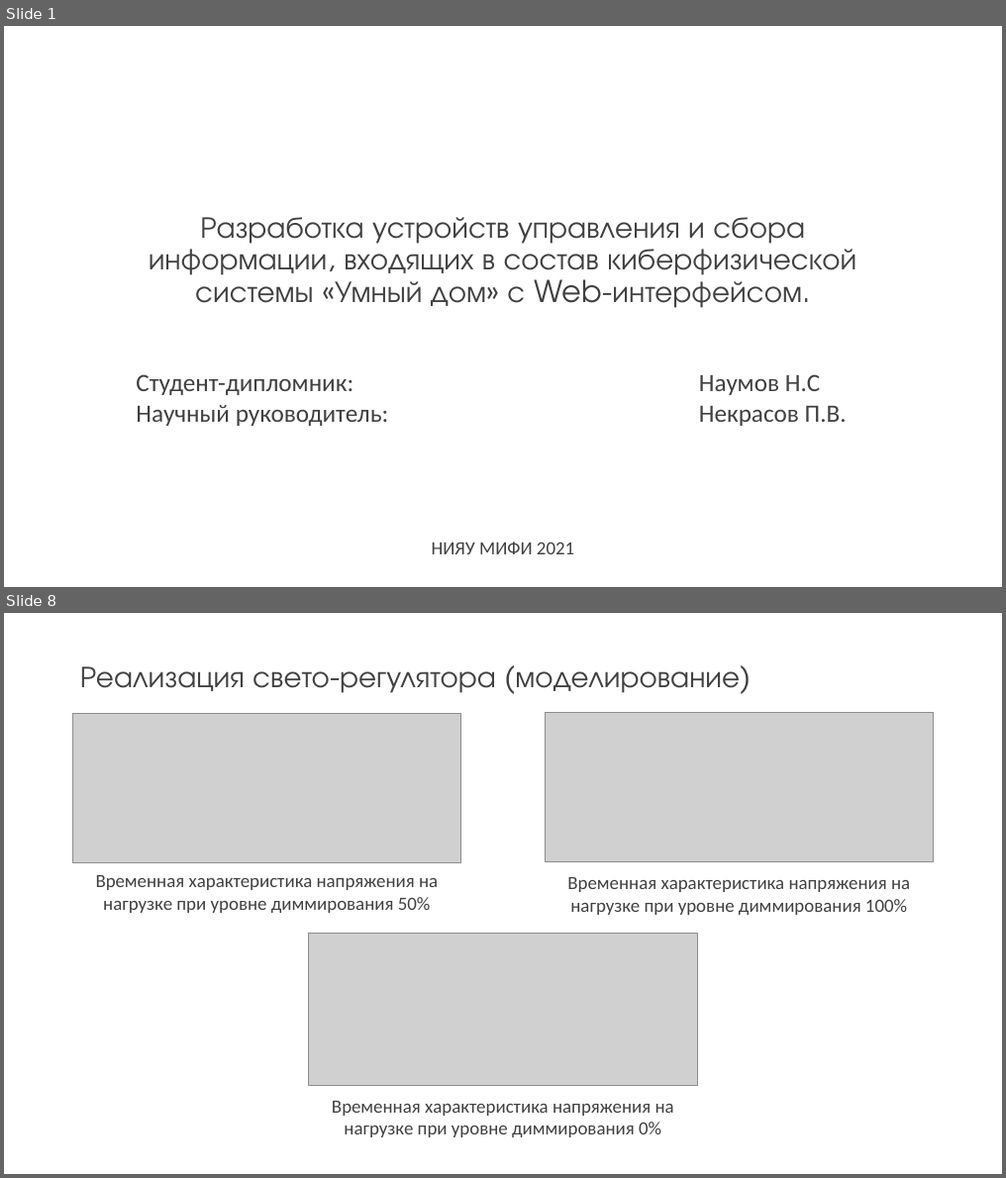
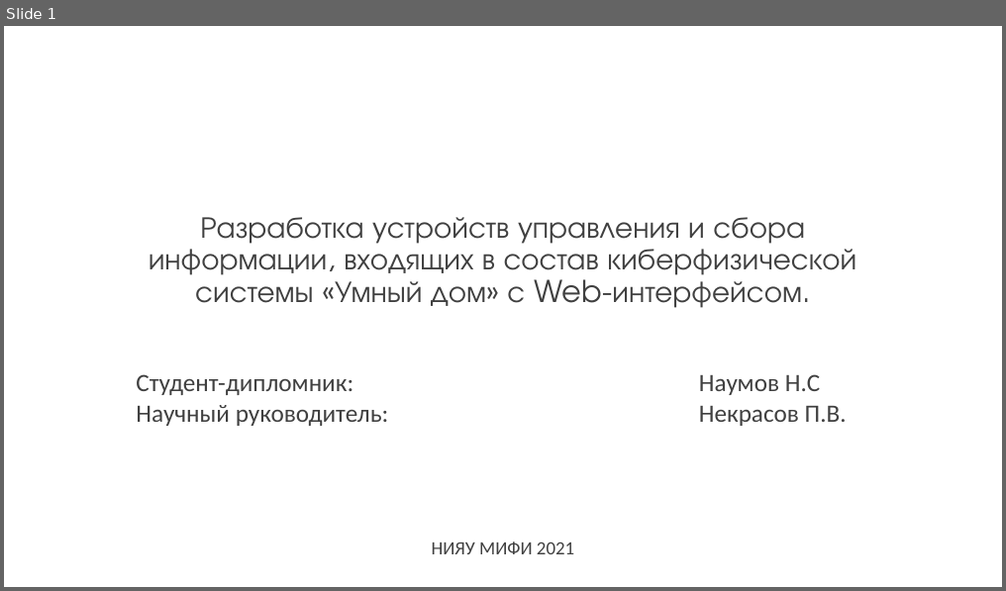
Before and after one commit to kaf3/dimmer, a slide deck: Презентация1.pptx. Shown one above the other, each under a label of ours: slides 1 and 8 before the commit, slide 1 after it; the slides between them are not shown. The pictures are 1006x1178 and 1006x591 pixels, drawn with LibreOffice and Linux fonts; fonts in the diff are those of the drawing; grey boxes stand for pictures. Boxes give left, top, right and bottom in pixels: in the first picture for what was removed or moved away, otherwise in the second. Text is boxed around its words. In the diff, an @@ line names an element or a change of style, - is before the commit and + after.

```diff
--- a/Презентация1.pptx
+++ b/Презентация1.pptx
@@ slide 8 removed at (x1=4, y1=613, x2=1002, y2=1174), background #FFFFFF @@
@@ title removed at (x1=80, y1=666, x2=740, y2=693) @@
-Реализация свето-регулятора (моделирование)
@@ picture removed at (x1=73, y1=713, x2=461, y2=863) @@
@@ picture removed at (x1=546, y1=713, x2=934, y2=862) @@
@@ text removed at (x1=96, y1=875, x2=438, y2=913) @@
-Временная характеристика напряжения на нагрузке при уровне диммирования 50%
@@ text removed at (x1=567, y1=877, x2=910, y2=915) @@
-Временная характеристика напряжения на нагрузке при уровне диммирования 100%
@@ picture removed at (x1=309, y1=934, x2=697, y2=1085) @@
@@ text removed at (x1=332, y1=1101, x2=674, y2=1138) @@
-Временная характеристика напряжения на нагрузке при уровне диммирования 0%
```
Also in this commit, not shown: 8 slides changed, 3 slides added, 3 other slides removed, 15 other files.
